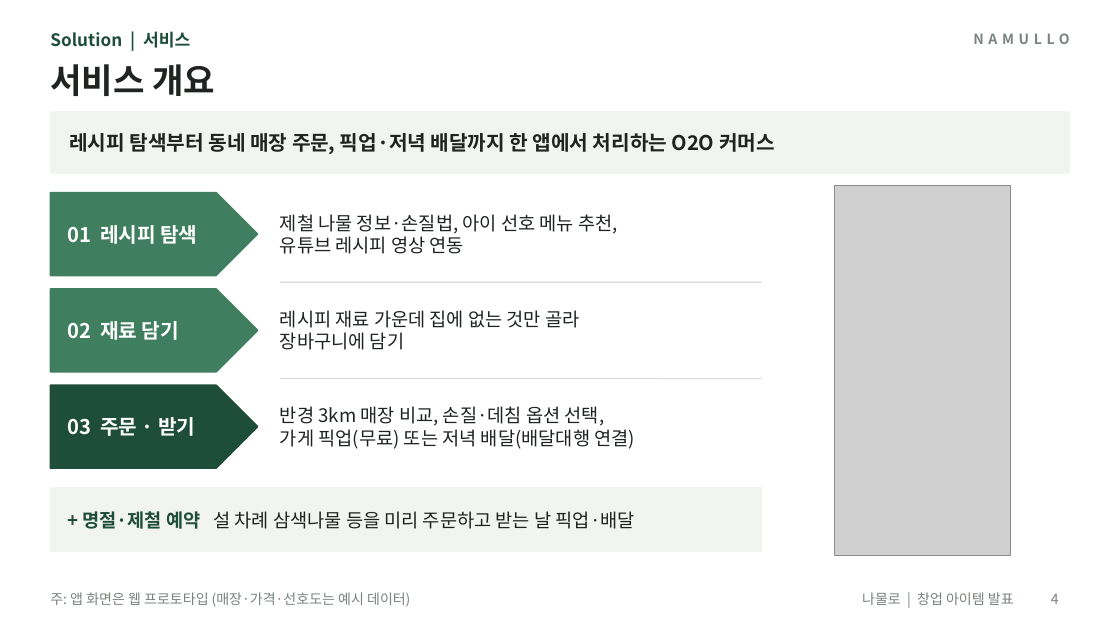
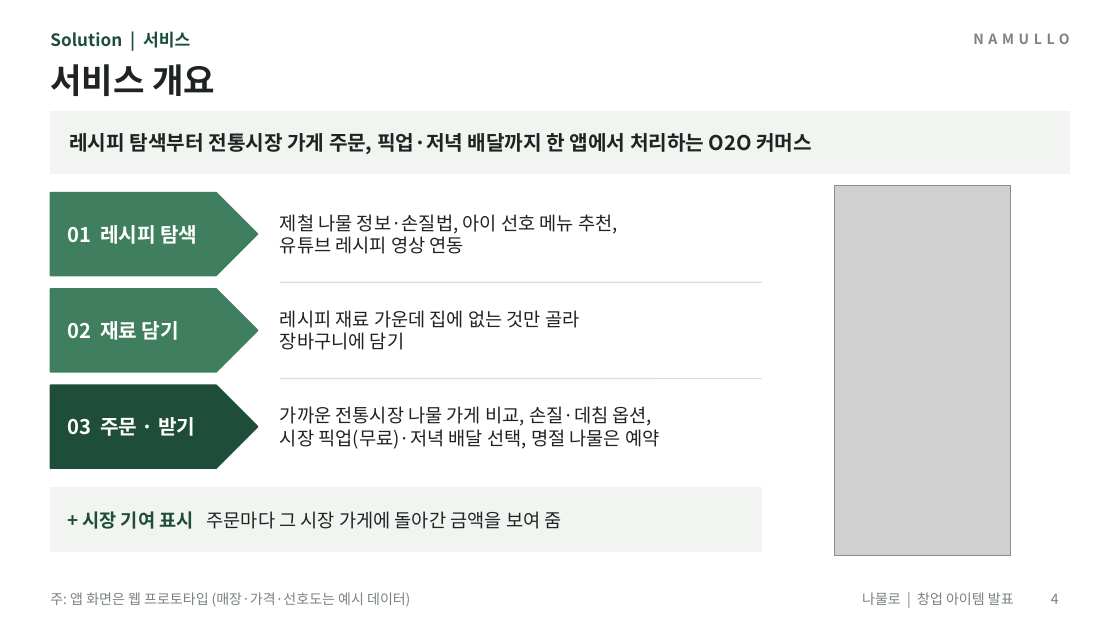
Before and after one commit to yonghoon7153-source/Yonghoon-DEM-DFT, a slide deck: slide 4 of namul-platform/02_발표자료_나물로.pptx. Drawn at 1120x630 pixels with LibreOffice and Linux fonts; fonts in the diff are those of the drawing; grey boxes stand for pictures. Boxes give left, top, right and bottom in pixels: in the first picture for what was removed or moved away, otherwise in the second. Text is boxed around its words. In the diff, an @@ line names an element or a change of style, - is before the commit and + after.

```diff
--- a/namul-platform/02_발표자료_나물로.pptx
+++ b/namul-platform/02_발표자료_나물로.pptx
@@ text at <box>69,133,812,154</box>: text changed @@
-레시피 탐색부터 동네 매장 주문, 픽업·저녁 배달까지 한 앱에서 처리하는 O2O 커머스
+레시피 탐색부터 전통시장 가게 주문, 픽업·저녁 배달까지 한 앱에서 처리하는 O2O 커머스
@@ text at <box>280,406,659,449</box>: text changed @@
-반경 3km 매장 비교, 손질·데침 옵션 선택,
-가게 픽업(무료) 또는 저녁 배달(배달대행 연결)
+가까운 전통시장 나물 가게 비교, 손질·데침 옵션,
+시장 픽업(무료)·저녁 배달 선택, 명절 나물은 예약
@@ text at <box>82,511,562,529</box>: text changed @@
-+ 명절·제철 예약 설 차례 삼색나물 등을 미리 주문하고 받는 날 픽업·배달
++ 시장 기여 표시 주문마다 그 시장 가게에 돌아간 금액을 보여 줌
```
Also in this commit, not shown: 9 other slides changed, 23 other files.
